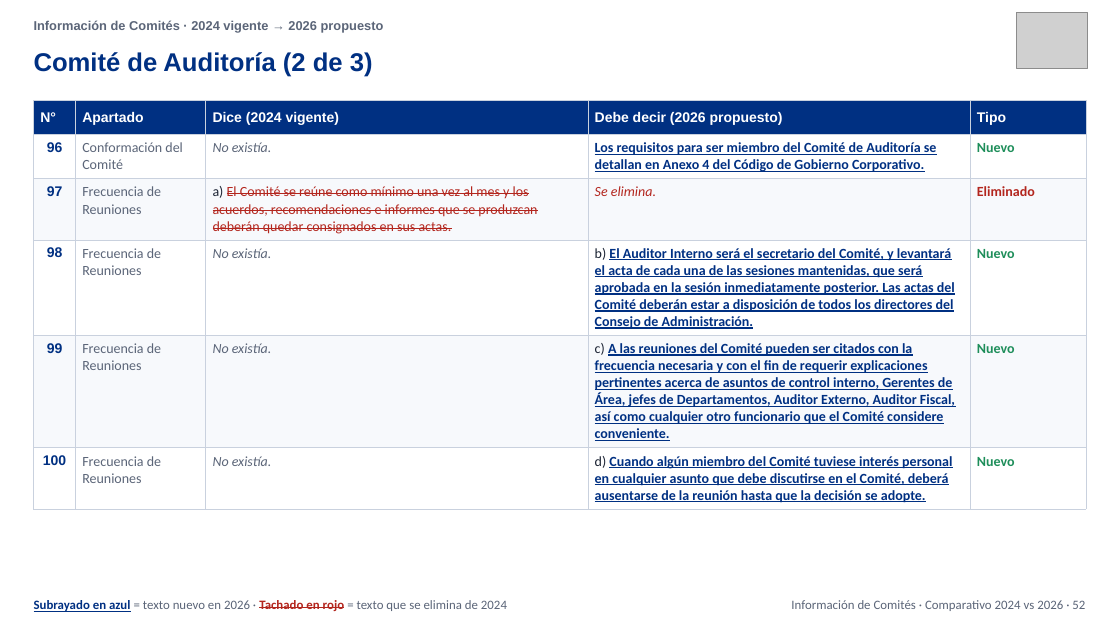
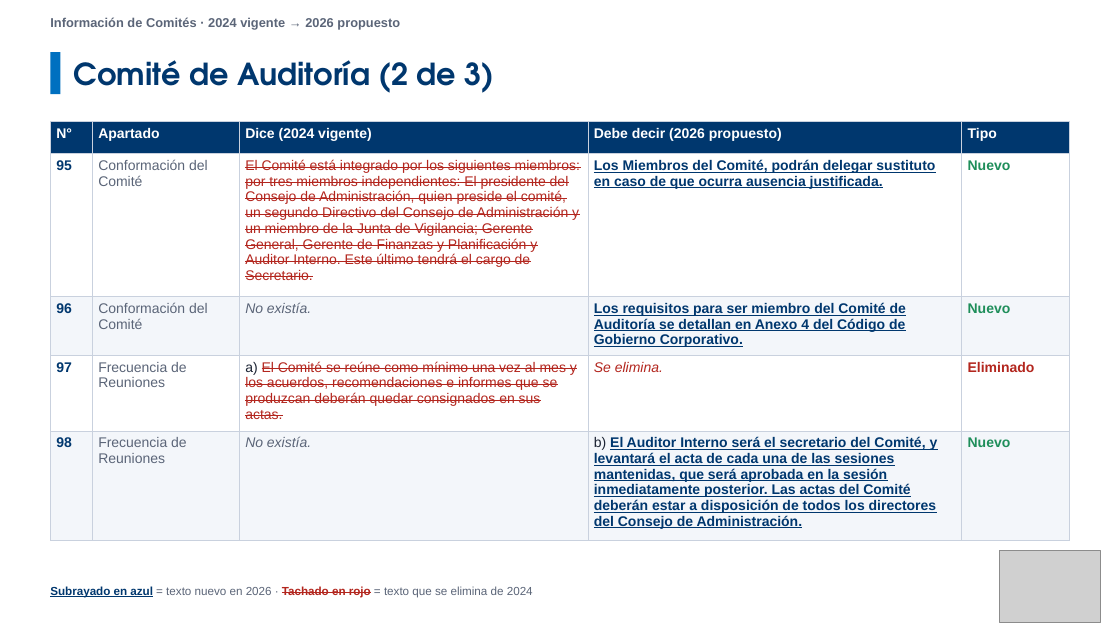
Before and after one commit to menjivar201280/riesgo, a slide deck: slide 58 of politicas/Comparativo_Comite_Riesgos_V03_vs_V04.pptx (slide 52 before the commit). Drawn at 1120x630 pixels with LibreOffice and Linux fonts; fonts in the diff are those of the drawing; grey boxes stand for pictures. Boxes give left, top, right and bottom in pixels: in the first picture for what was removed or moved away, otherwise in the second. Text is boxed around its words. In the diff, an @@ line names an element or a change of style, - is before the commit and + after.

```diff
--- a/politicas/Comparativo_Comite_Riesgos_V03_vs_V04.pptx
+++ b/politicas/Comparativo_Comite_Riesgos_V03_vs_V04.pptx
@@ text "Información de Comités · 2024 ..." moved from (x1=34, y1=20, x2=384, y2=33) to (x1=50, y1=17, x2=400, y2=30) @@
@@ text "Información de Comités · 2024 ..." at (x1=50, y1=17, x2=400, y2=30): vertical alignment middle to top @@
@@ picture removed at (x1=1017, y1=13, x2=1088, y2=68) @@
@@ rectangle added at (x1=50, y1=52, x2=60, y2=94), fill #0070C0 @@
@@ text "Comité de Auditoría (2 de ..." moved from (x1=34, y1=52, x2=373, y2=77) to (x1=74, y1=60, x2=495, y2=93) @@
@@ text "Comité de Auditoría (2 de ..." at (x1=74, y1=60, x2=495, y2=93): size 22 to 26 pt, font Arial to TeX Gyre Adventor, text colour #003082 to #00376E @@
@@ table at (x1=50, y1=122, x2=1070, y2=533) @@
+row 2: 95 | Conformación del Comité | El Comité está integrado por los siguientes miembros: por tres miembros independientes: El presidente del Consejo de Administración, quien preside el comité, un segundo Directivo del Consejo de Administración y un miembro de la Junta de Vigilancia; Gerente General, Gerente de Finanzas y Planificación y Auditor Interno. Este último tendrá el cargo de Secretario. | Los Miembros del Comité, podrán delegar sustituto en caso de que ocurra ausencia justificada. | Nuevo
-row 5: 99 | Frecuencia de Reuniones | No existía. | c) A las reuniones del Comité pueden ser citados con la frecuencia necesaria y con el fin de requerir explicaciones pertinentes acerca de asuntos de control interno, Gerentes de Área, jefes de Departamentos, Auditor Externo, Auditor Fiscal, así como cualquier otro funcionario que el Comité considere conveniente. | Nuevo
-row 6: 100 | Frecuencia de Reuniones | No existía. | d) Cuando algún miembro del Comité tuviese interés personal en cualquier asunto que debe discutirse en el Comité, deberá ausentarse de la reunión hasta que la decisión se adopte. | Nuevo
@@ table resized from (x1=34, y1=101, x2=1086, y2=507) to (x1=50, y1=122, x2=1070, y2=533) @@
@@ picture added at (x1=1000, y1=550, x2=1101, y2=623) @@
@@ text "Subrayado en azul = texto ..." moved from (x1=34, y1=600, x2=507, y2=612) to (x1=50, y1=586, x2=533, y2=598) @@
@@ text "Subrayado en azul = texto ..." at (x1=50, y1=586, x2=533, y2=598): size 11 to 10 pt, font Calibri to Arial; text colour #003082 to #00376E in "Subrayado en azul"; vertical alignment middle to top @@
@@ text removed at (x1=791, y1=600, x2=1085, y2=611) @@
-Información de Comités · Comparativo 2024 vs 2026 · 52
```
Also in this commit, not shown: 68 other slides changed, 14 slides added, 2 slides removed.
